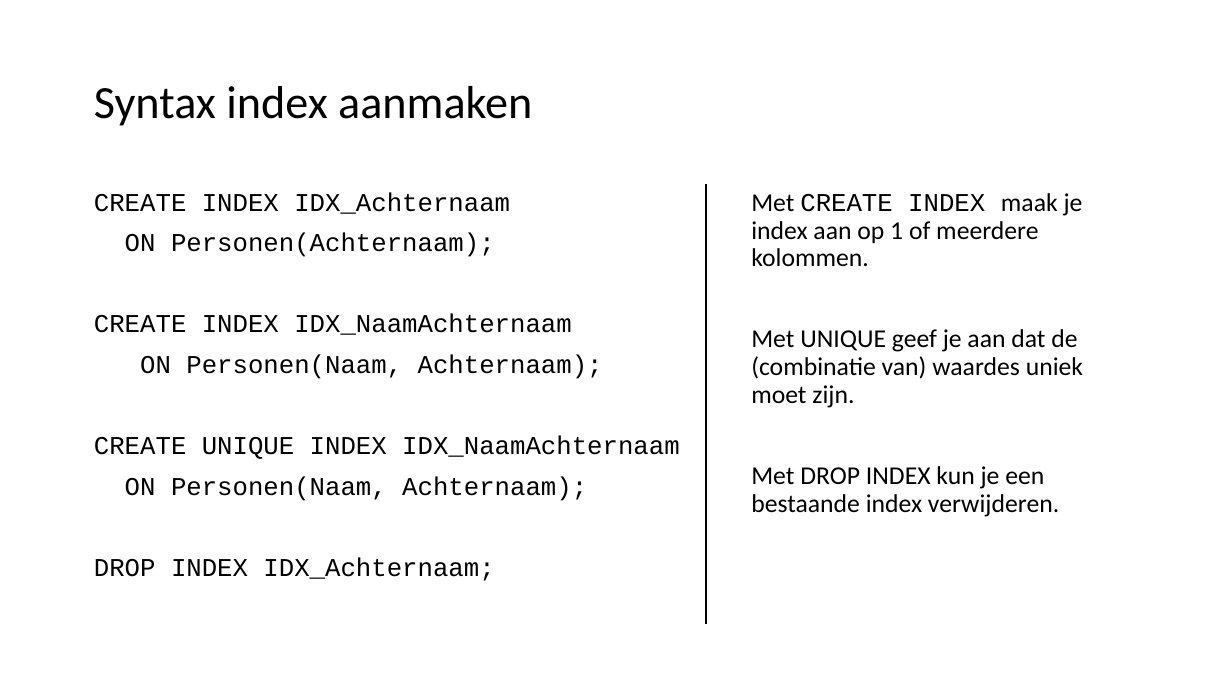
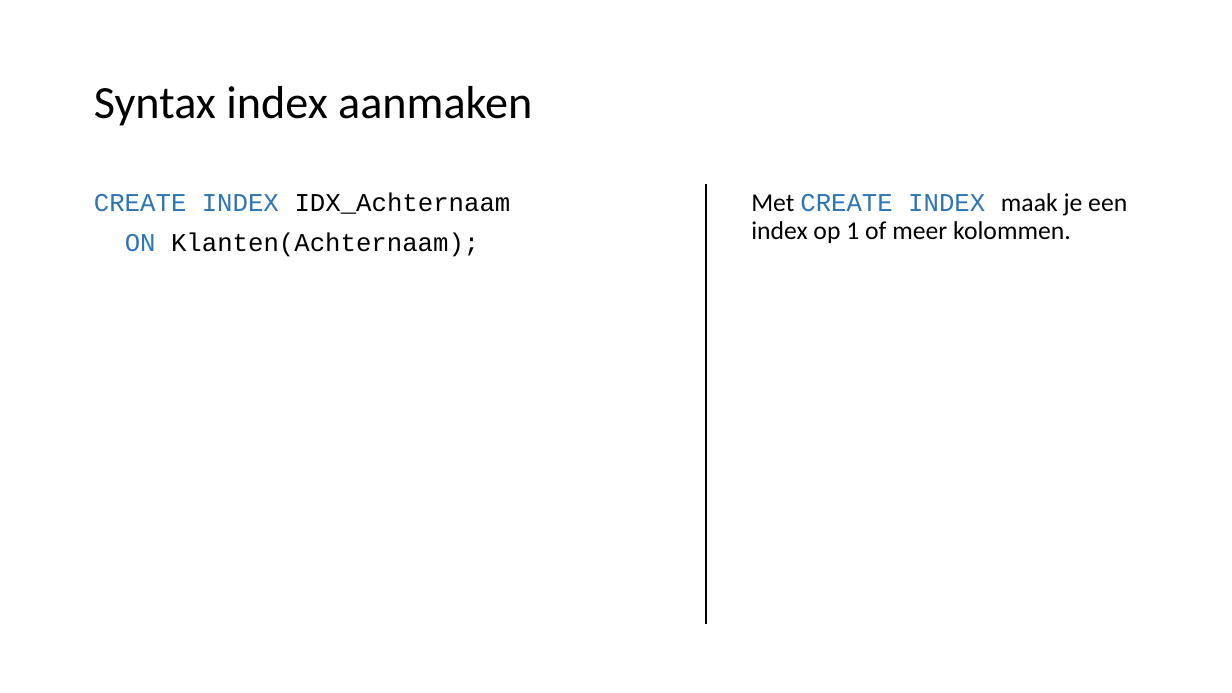
Before and after one commit to LFKoning/knowledge-sharing, a slide deck: slide 42 of sql_course/2_database_design/2_database_design.pptx (slide 36 before the commit). Drawn at 1232x693 pixels with LibreOffice and Linux fonts; fonts in the diff are those of the drawing. Boxes give left, top, right and bottom in pixels: in the first picture for what was removed or moved away, otherwise in the second. Text is boxed around its words. In the diff, an @@ line names an element or a change of style, - is before the commit and + after.

```diff
--- a/sql_course/2_database_design/2_database_design.pptx
+++ b/sql_course/2_database_design/2_database_design.pptx
@@ text at box(94, 192, 511, 214): text colour #000000 to #2E75B6 in "CREATE INDEX" @@
@@ text at box(751, 193, 1127, 243): text changed @@
-Met CREATE INDEX maak je index aan op 1 of meerdere kolommen.
-Met UNIQUE geef je aan dat de (combinatie van) waardes uniek moet zijn.
-Met DROP INDEX kun je een bestaande index verwijderen.
+Met CREATE INDEX maak je een index op 1 of meer kolommen.
@@ text at box(125, 232, 479, 257): text changed @@
-ON Personen(Achternaam);
-CREATE INDEX IDX_NaamAchternaam
-ON Personen(Naam, Achternaam);
-CREATE UNIQUE INDEX IDX_NaamAchternaam
-ON Personen(Naam, Achternaam);
-DROP INDEX IDX_Achternaam;
+ON Klanten(Achternaam);
```
Also in this commit, not shown: 17 other slides changed, 14 slides added, 2 slides removed.
